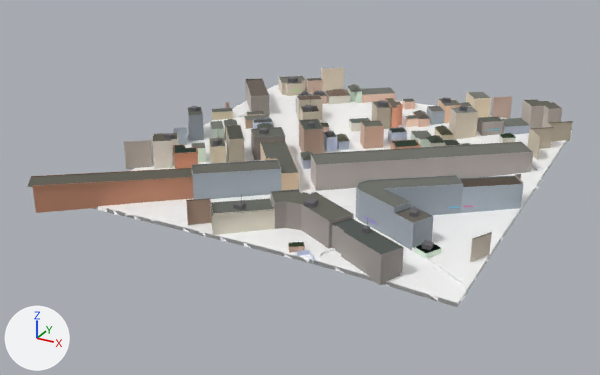
The glTF model public/tiles/0/-9_-8.glb as it was, and as the next commit left it.
Rendered twice from a 50 mm camera at (-1943.0, 1436.0, 279.0) aimed at (-2197.0, 1898.0, 48.0). Arrows for +X, +Y and +Z are at lower left; the lights stay in place. The picture after the commit comes second. Where no turn or scale is listed for an object, it has been applied to the vertices. Vertices at exactly the same position are counted once.

In view in the first picture: 't0_-9_-8'.
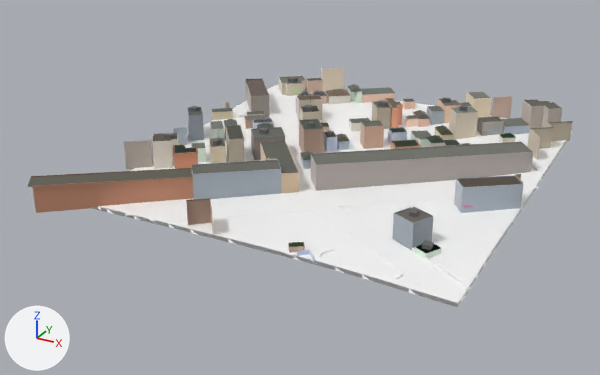
What differs and where, as boxes (x1, y1, x2, y2) in the pictures (600 x 375 px):
part 1 of me_t0__9__8, deleted: before (210, 195, 492, 262)
part 2 of me_t0__9__8, deleted: before (211, 175, 463, 285)

The change in detail:
me_t0__9__8 is used by ob_t0__9__8; location (-2186.7, 1915.0, 71.3).
me_t0__9__8 had 14583 vertices, 22162 faces and spanned x -141.0..141.0, y -148.0..148.0, z -18.0..18.0.
me_t0__9__8 now has 14112 vertices, 21563 faces and spans x -141.0..141.0, y -148.0..148.0, z -18.0..18.0.
me_t0__9__8 part 1: 16 loose pieces with 174 vertices, spanning x -21.0..139.0, y -124.0..-31.0, z -13.0..11.0, are deleted.
me_t0__9__8 part 2: 297 vertices removed from x -20.0..108.0, y -127.0..-19.0, z -14.0..9.0.
